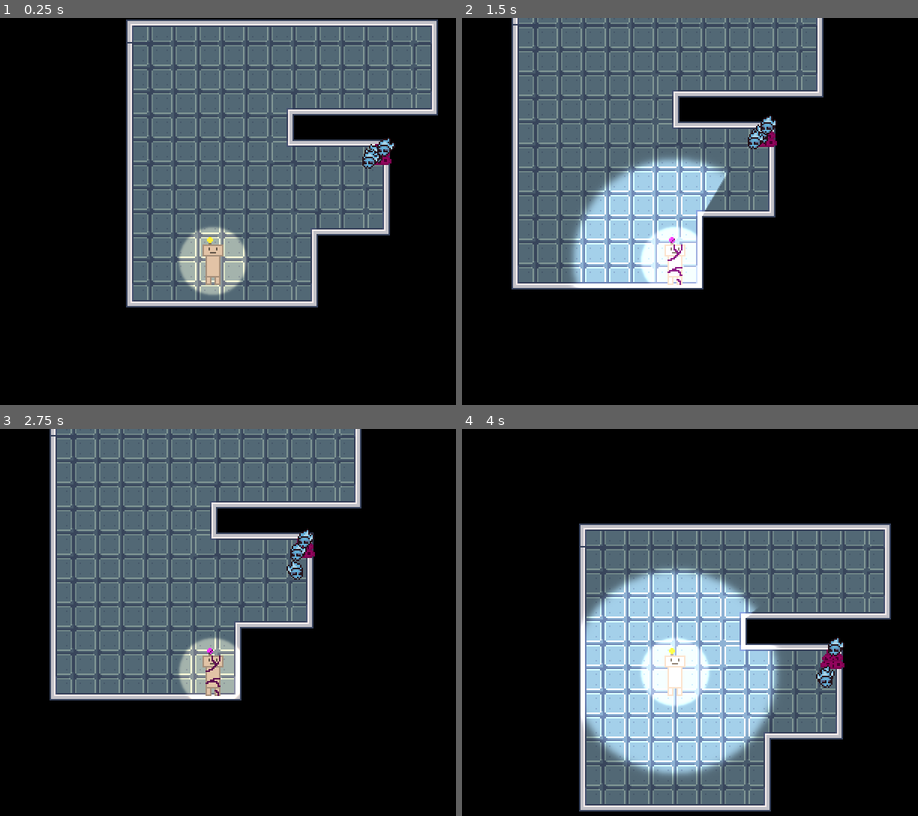
Above: before the commit, frames 1-4 (two rows, left to right).
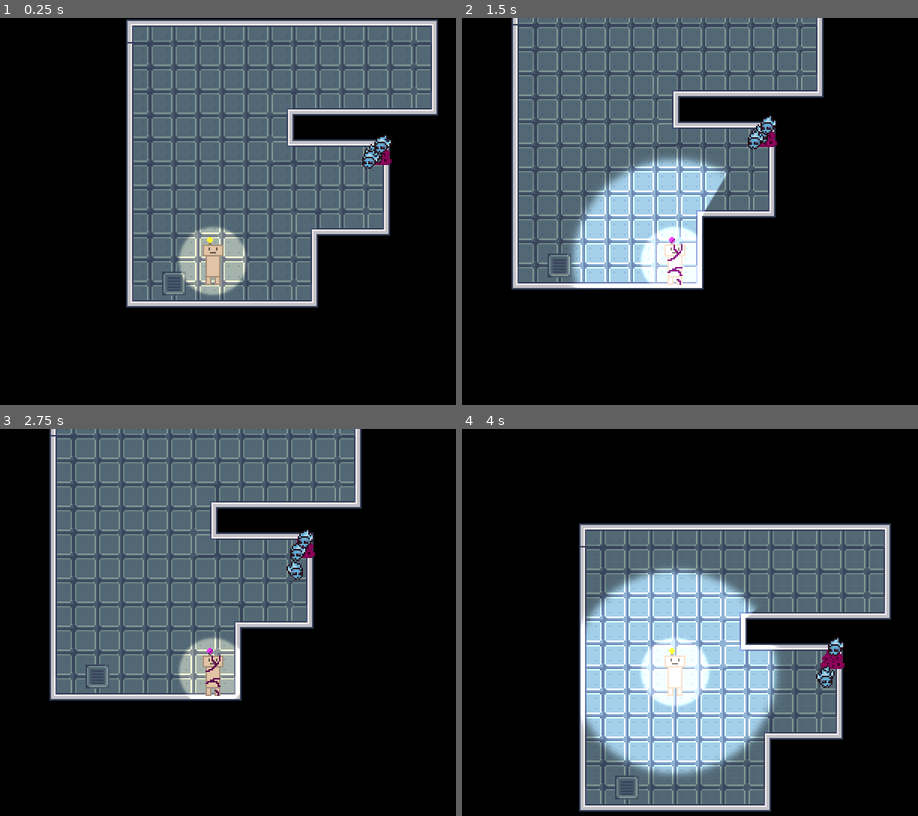
Above: after the commit, the same moments.

Repository: CookieCherith0969/GDM-Assignment-4
Game: Godot game, scene res://Scenes/test_level.tscn
Two runs of this game, one before a commit and one after it. Both use one fixed random seed, a clock stepped at 60 frames per second and the inputs below. This scene is started directly instead of the project's main scene.
Inputs (mouse positions are in pixels of both pictures, inside the frame that each line leads up to):
- Up to frame 1 (0.25 s): no input
- Up to frame 2 (1.5 s): move the mouse to (781, 238) at 0.52 s; hold D (Right) 0.53-1.28 s; hold Space (Light) 0.53-1.28 s; move the mouse to (576, 285) at 1.27 s; hold S (Down) from 1.28 s (still down); tap C (TempCorrupt) at 1.35 s
- Up to frame 3 (2.75 s): move the mouse to (259, 564) at 2.02 s; release S (Down) at 2.03 s; hold D (Right) from 2.03 s (still down); hold Space (Light) from 2.03 s (still down)
- Up to frame 4 (4 s): move the mouse to (648, 769) at 2.77 s; release D (Right) at 2.78 s; release Space (Light) at 2.78 s; hold W (Up) 2.78-3.53 s; tap C (TempCorrupt) at 2.85 s; move the mouse to (822, 746) at 3.52 s; hold A (Left) from 3.53 s (still down); hold Space (Light) from 3.53 s (still down)

The runs differ from the first frame. In frame 1, 0.3% of the frame differs, in the area x 35-87%, y 30-72%; in frame 2, 0.2%; in frame 3, 0.2%; in frame 4, 0.2%.

Commit message:
Changed controls slightly, added interact input

Diff:
--- a/Scenes/test_level.tscn
+++ b/Scenes/test_level.tscn
@@ -1,8 +1,16 @@
-[gd_scene load_steps=4 format=3 uid="uid://dpjavyrqxcx6"]
+[gd_scene load_steps=7 format=3 uid="uid://dpjavyrqxcx6"]
 
 [ext_resource type="PackedScene" uid="uid://cast1lupeqmo" path="res://Scenes/tile_map.tscn" id="1_5cprl"]
 [ext_resource type="PackedScene" uid="uid://btdesxnsuaggv" path="res://Scenes/player.tscn" id="2_fphv1"]
 [ext_resource type="PackedScene" uid="uid://ct4mbup2rhftj" path="res://Scenes/hive.tscn" id="3_p24ri"]
+[ext_resource type="Texture2D" uid="uid://ca54t4d1ei68t" path="res://Art/tilemap1.png" id="4_dbil2"]
+
+[sub_resource type="AtlasTexture" id="AtlasTexture_ysfbw"]
+atlas = ExtResource("4_dbil2")
+region = Rect2(80, 16, 16, 16)
+
+[sub_resource type="RectangleShape2D" id="RectangleShape2D_a60nm"]
+size = Vector2(16, 16)
 
 [node name="TestLevel" type="Node2D"]
 
@@ -19,3 +27,11 @@
 [node name="CanvasModulate" type="CanvasModulate" parent="."]
 visible = false
 color = Color(0, 0, 0, 1)
+
+[node name="Vent" type="Area2D" parent="."]
+
+[node name="Sprite2D" type="Sprite2D" parent="Vent"]
+texture = SubResource("AtlasTexture_ysfbw")
+
+[node name="CollisionShape2D" type="CollisionShape2D" parent="Vent"]
+shape = SubResource("RectangleShape2D_a60nm")
--- a/project.godot
+++ b/project.godot
@@ -76,7 +76,7 @@
 Light={
 "deadzone": 0.5,
 "events": [Object(InputEventKey,"resource_local_to_scene":false,"resource_name":"","device":-1,"window_id":0,"alt_pressed":false,"shift_pressed":false,"ctrl_pressed":false,"meta_pressed":false,"pressed":false,"keycode":0,"physical_keycode":32,"key_label":0,"unicode":32,"echo":false,"script":null)
-, Object(InputEventKey,"resource_local_to_scene":false,"resource_name":"","device":-1,"window_id":0,"alt_pressed":false,"shift_pressed":false,"ctrl_pressed":false,"meta_pressed":false,"pressed":false,"keycode":0,"physical_keycode":4194326,"key_label":0,"unicode":0,"echo":false,"script":null)
+, Object(InputEventKey,"resource_local_to_scene":false,"resource_name":"","device":-1,"window_id":0,"alt_pressed":false,"shift_pressed":false,"ctrl_pressed":false,"meta_pressed":false,"pressed":false,"keycode":0,"physical_keycode":90,"key_label":0,"unicode":122,"echo":false,"script":null)
 ]
 }
 Reset={
@@ -87,6 +87,12 @@
 TempCorrupt={
 "deadzone": 0.5,
 "events": [Object(InputEventKey,"resource_local_to_scene":false,"resource_name":"","device":-1,"window_id":0,"alt_pressed":false,"shift_pressed":false,"ctrl_pressed":false,"meta_pressed":false,"pressed":false,"keycode":0,"physical_keycode":67,"key_label":0,"unicode":99,"echo":false,"script":null)
+]
+}
+Interact={
+"deadzone": 0.5,
+"events": [Object(InputEventKey,"resource_local_to_scene":false,"resource_name":"","device":-1,"window_id":0,"alt_pressed":false,"shift_pressed":false,"ctrl_pressed":false,"meta_pressed":false,"pressed":false,"keycode":0,"physical_keycode":69,"key_label":0,"unicode":101,"echo":false,"script":null)
+, Object(InputEventKey,"resource_local_to_scene":false,"resource_name":"","device":-1,"window_id":0,"alt_pressed":false,"shift_pressed":false,"ctrl_pressed":false,"meta_pressed":false,"pressed":false,"keycode":0,"physical_keycode":88,"key_label":0,"unicode":120,"echo":false,"script":null)
 ]
 }
 
